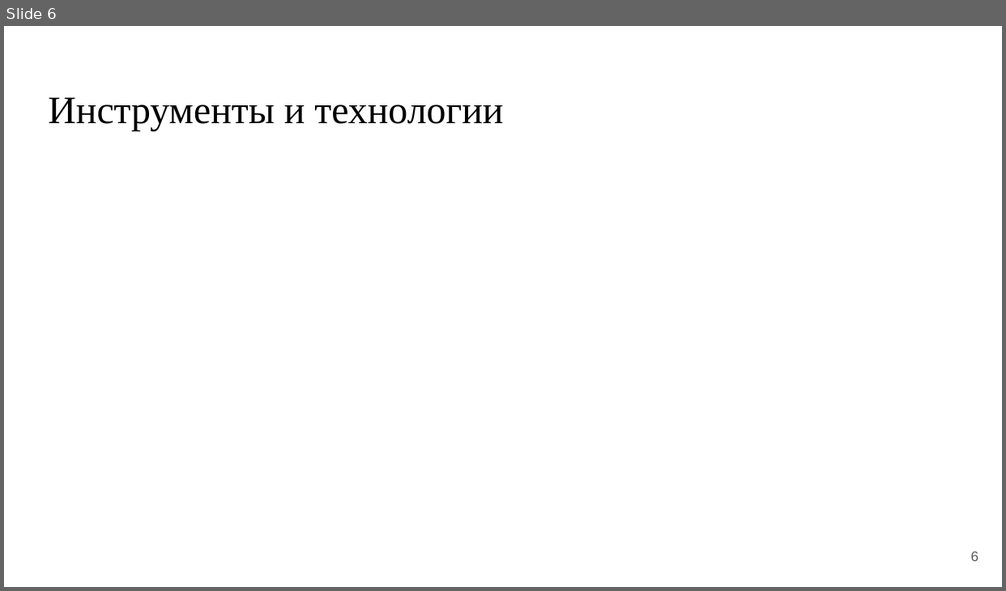
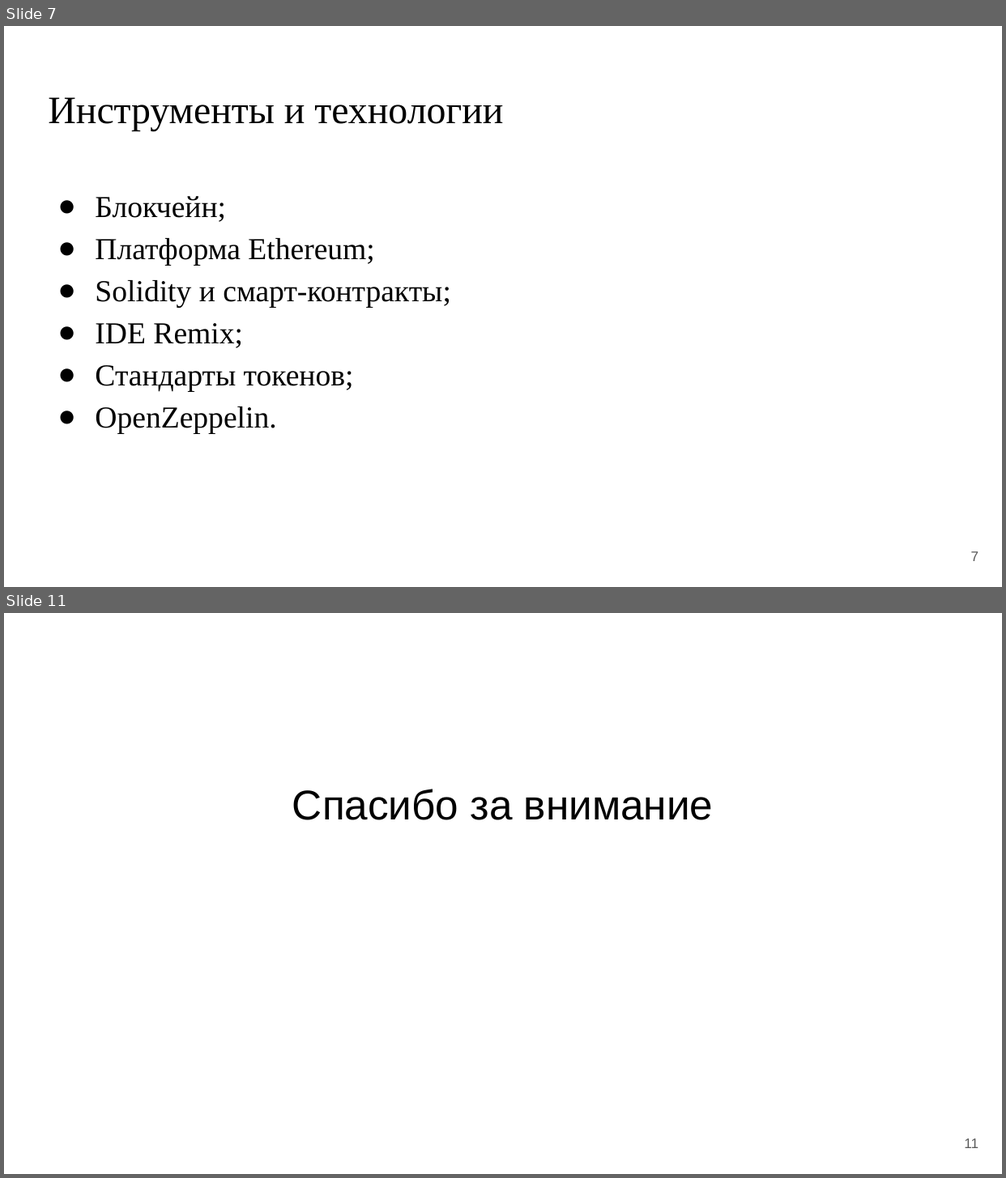
Before and after one commit to DaniilLitvochenko/prediplom_pract, a slide deck: Литовченко Д.В. ИСР2.pptx. Shown one above the other, each under a label of ours: slide 6 before the commit, slides 7 and 11 after it; the slides between them are not shown. The pictures are 1006x591 and 1006x1178 pixels, drawn with LibreOffice and Linux fonts; fonts in the diff are those of the drawing. Boxes give left, top, right and bottom in pixels: in the first picture for what was removed or moved away, otherwise in the second. Text is boxed around its words. In the diff, an @@ line names an element or a change of style, - is before the commit and + after.

```diff
--- a/Литовченко Д.В. ИСР2.pptx
+++ b/Литовченко Д.В. ИСР2.pptx
@@ slide 11 added at [4,613,1002,1174], background #FFFFFF @@
@@ text added at [292,789,713,820], 30 pt, text #000000 @@
+Спасибо за внимание
@@ page number added at [964,1139,978,1148], 10 pt, text #595959 @@
+11
@@ what was slide 6 is now slide 7 @@
@@ slide 7 changed as well @@
@@ text added at [95,196,451,434], 22 pt, text #000000 @@
+● Блокчейн;
+● Платформа Ethereum;
+● Solidity и смарт-контракты;
+● IDE Remix;
+● Стандарты токенов;
+● OpenZeppelin.
@@ page number at [971,552,979,561]: text changed @@
-6
+7
```
Also in this commit, not shown: 1 other slide changed, 8 other slides added, 6 slides removed, 1 other file.
